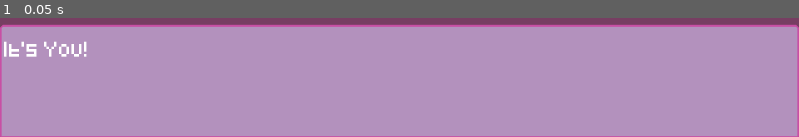
Above: before the commit, frame 1.
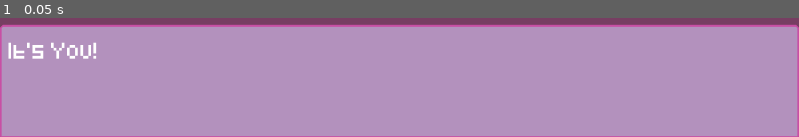
Above: after the commit, the same moment.

Repository: yolkxio/SGD-Dating-Sim
Game: Godot game, scene res://Scenes/Screen.tscn
Two runs of this game, one before a commit and one after it. Both use one fixed random seed, a clock stepped at 60 frames per second and the inputs below. The project has no main scene, so this scene is started directly.
Inputs:
- Up to frame 1 (0.05 s): no input

The runs differ from the first frame. In frame 1, 0.9% of the frame differs, in the area x 0-13%, y 19-35%.

Commit message:
linked some of the dictionary

Diff:
--- a/dating_sim/Scenes/Screen.tscn
+++ b/dating_sim/Scenes/Screen.tscn
@@ -1,7 +1,7 @@
 [gd_scene load_steps=3 format=3 uid="uid://cuysm2kox8jt8"]
 
-[ext_resource type="Theme" uid="uid://d3nxnxsg34eew" path="res://Themes/TestTheme.tres" id="1_4um7d"]
 [ext_resource type="Script" uid="uid://bu244lsn5ye7o" path="res://Scripts/TestText.gd" id="1_q8odg"]
+[ext_resource type="Resource" uid="uid://drrecr43opomx" path="res://Scripts/Resources/Test.tres" id="2_w8lkc"]
 
 [node name="Screen" type="Control"]
 layout_mode = 3
@@ -11,6 +11,7 @@
 grow_horizontal = 2
 grow_vertical = 2
 script = ExtResource("1_q8odg")
+dialogue_data = ExtResource("2_w8lkc")
 
 [node name="TestBG" type="ColorRect" parent="."]
 layout_mode = 1
@@ -36,7 +37,6 @@
 anchor_bottom = 1.0
 grow_horizontal = 2
 grow_vertical = 2
-theme = ExtResource("1_4um7d")
 
 [node name="MarginContainer" type="MarginContainer" parent="TextContainer/TextBackground"]
 layout_mode = 1
@@ -52,5 +52,6 @@
 
 [node name="RichTextLabel" type="RichTextLabel" parent="TextContainer/TextBackground/MarginContainer"]
 layout_mode = 2
+theme_override_colors/default_color = Color(0, 0, 0, 1)
 bbcode_enabled = true
 text = "It's You!"
--- a/dating_sim/Scripts/Classes/DialogueBase.gd
+++ b/dating_sim/Scripts/Classes/DialogueBase.gd
@@ -4,17 +4,30 @@
 
 @export var text_file_path: String
 
-@export var hex_colors: Dictionary = {
-	"Text": "FFFFFF",
-	"Outline": "000000",
-	"Background": "B391BD"
+@export var colors: Dictionary = {
+	"Text": Color("#FFFFFF"),
+	"Outline": Color("#000000")
 }
 
 @export var fonts: Dictionary = {
+
 }
 
 @export var integers: Dictionary = {
 	"TextSpeed": 50,
 	"FontSize": 32,
-	"Delay": 0
+	"Delay": 0,
+	"PauseTimer": 0,
+	"DelayBetweenCharacters": 0,
+	"AddedSpacing": 0,
+	"OutlineSize": 0,
 }
+
+@export var theme: Dictionary = {
+
+}
+
+func get_color(color_key: String) -> Color:
+	if color_key in colors:
+		return colors[color_key]
+	return Color.WHITE
--- /dev/null
+++ b/dating_sim/Scripts/Resources/Test.tres
@@ -0,0 +1,24 @@
+[gd_resource type="Resource" script_class="DialogueData" load_steps=2 format=3 uid="uid://drrecr43opomx"]
+
+[ext_resource type="Script" uid="uid://cwwkd7uw3ndoi" path="res://Scripts/Classes/DialogueBase.gd" id="1_2lc6c"]
+
+[resource]
+script = ExtResource("1_2lc6c")
+text_file_path = "res://Assets/Text/Test Dialogue.txt"
+colors = {
+"Background": Color(0.323217, 0.696396, 0.664142, 1),
+"Outline": Color(0, 0, 0, 1),
+"Text": Color(1, 1, 1, 1)
+}
+fonts = {}
+integers = {
+"AddedSpacing": 0,
+"Delay": 0,
+"DelayBetweenCharacters": 0,
+"FontSize": 32,
+"OutlineSize": 0,
+"PauseTimer": 0,
+"TextSpeed": 50
+}
+theme = {}
+metadata/_custom_type_script = "uid://cwwkd7uw3ndoi"
--- a/dating_sim/Scripts/TestText.gd
+++ b/dating_sim/Scripts/TestText.gd
@@ -7,8 +7,17 @@
 		setup_dialogue_box()
 
 func setup_dialogue_box():
-	var text_bg = $TextContainer/TextBackground
-	var text = $TextContainer/TextBackground/MarginContainer/Text
+	var dialogue_text = $TextContainer/TextBackground/MarginContainer/RichTextLabel
 
-	text_bg.modulate = Color(dialogue_data.hex_colors["background"])
-	text.modulate = Color(dialogue_data.hex_colors["text_main"])
+	var font_size = dialogue_data.integers["FontSize"]
+	var text_color = dialogue_data.get_color("Text")
+	var outline_size = dialogue_data.integers["OutlineSize"]
+	var text_speed = dialogue_data.integers["TextSpeed"]
+	var delay = dialogue_data.integers["Delay"]
+	var delay_between_chars = dialogue_data.integers["DelayBetweenCharacters"]
+
+	if outline_size > 0:
+		dialogue_text.add_theme_constant_override("outline_size", outline_size)
+		dialogue_text.add_theme_color_override("font_outline_color", dialogue_data.get_color("Outline"))
+	dialogue_text.add_theme_font_size_override("normal_font_size", font_size)
+	dialogue_text.add_theme_color_override("default_color", text_color)
--- a/dating_sim/Themes/TestTheme.tres
+++ b/dating_sim/Themes/TestTheme.tres
@@ -20,7 +20,7 @@
 corner_detail = 1
 
 [sub_resource type="StyleBoxEmpty" id="StyleBoxEmpty_skldi"]
-content_margin_left = 0.0
+content_margin_left = 10.0
 content_margin_top = 0.0
 content_margin_right = 0.0
 content_margin_bottom = 0.0
@@ -38,6 +38,8 @@
 Label/fonts/font = ExtResource("1_rxy1k")
 Label/styles/normal = SubResource("StyleBoxEmpty_23v3e")
 Panel/styles/panel = SubResource("StyleBoxFlat_k1aya")
+RichTextLabel/constants/line_separation = 0
+RichTextLabel/constants/outline_size = 0
 RichTextLabel/font_sizes/normal_font_size = 30
 RichTextLabel/fonts/bold_font = ExtResource("1_rxy1k")
 RichTextLabel/fonts/normal_font = ExtResource("2_vgw13")
--- a/dating_sim/project.godot
+++ b/dating_sim/project.godot
@@ -19,6 +19,10 @@
 window/size/viewport_width=1920
 window/size/viewport_height=1080
 
+[gui]
+
+theme/custom="uid://d3nxnxsg34eew"
+
 [rendering]
 
 textures/canvas_textures/default_texture_filter=0
Binary file added: dating_sim/Fonts/FogBPS01.otf
Not shown, added: dating_sim/Fonts/FogBPS01.otf.import
Binary file added: dating_sim/Fonts/Foglihten-068.otf
Not shown, added: dating_sim/Fonts/Foglihten-068.otf.import
Not shown, added: dating_sim/Fonts/FoglihtenBlackPcs.otf.import
Binary file added: dating_sim/Fonts/FoglihtenFr01.otf
Not shown, added: dating_sim/Fonts/FoglihtenFr01.otf.import
Binary file added: dating_sim/Fonts/FoglihtenFr02.otf
Not shown, added: dating_sim/Fonts/FoglihtenFr02.otf.import
Binary file added: dating_sim/Fonts/FoglihtenNo01.otf
Not shown, added: dating_sim/Fonts/FoglihtenNo01.otf.import
Binary file added: dating_sim/Fonts/FoglihtenNo03.otf
(and 15 more such lines)
